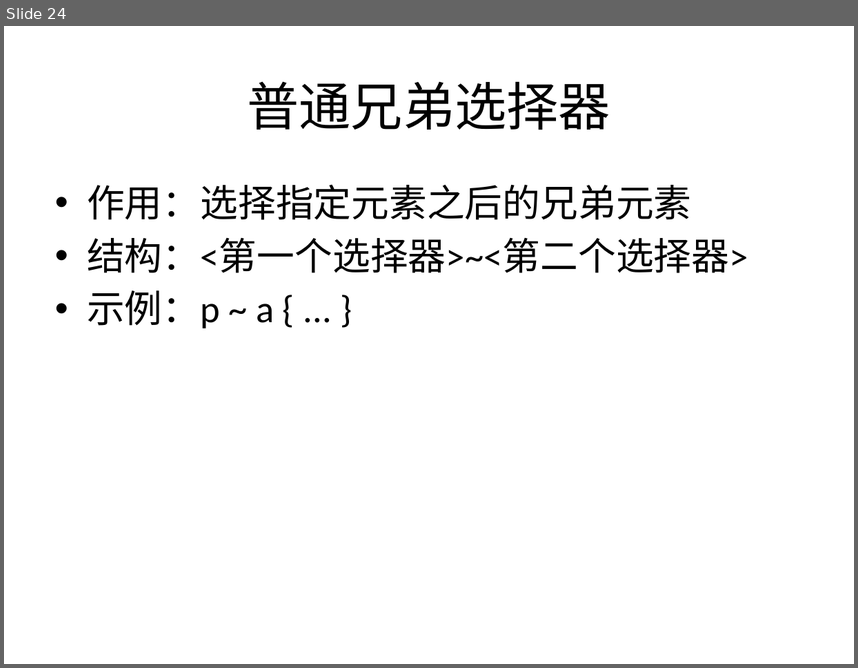
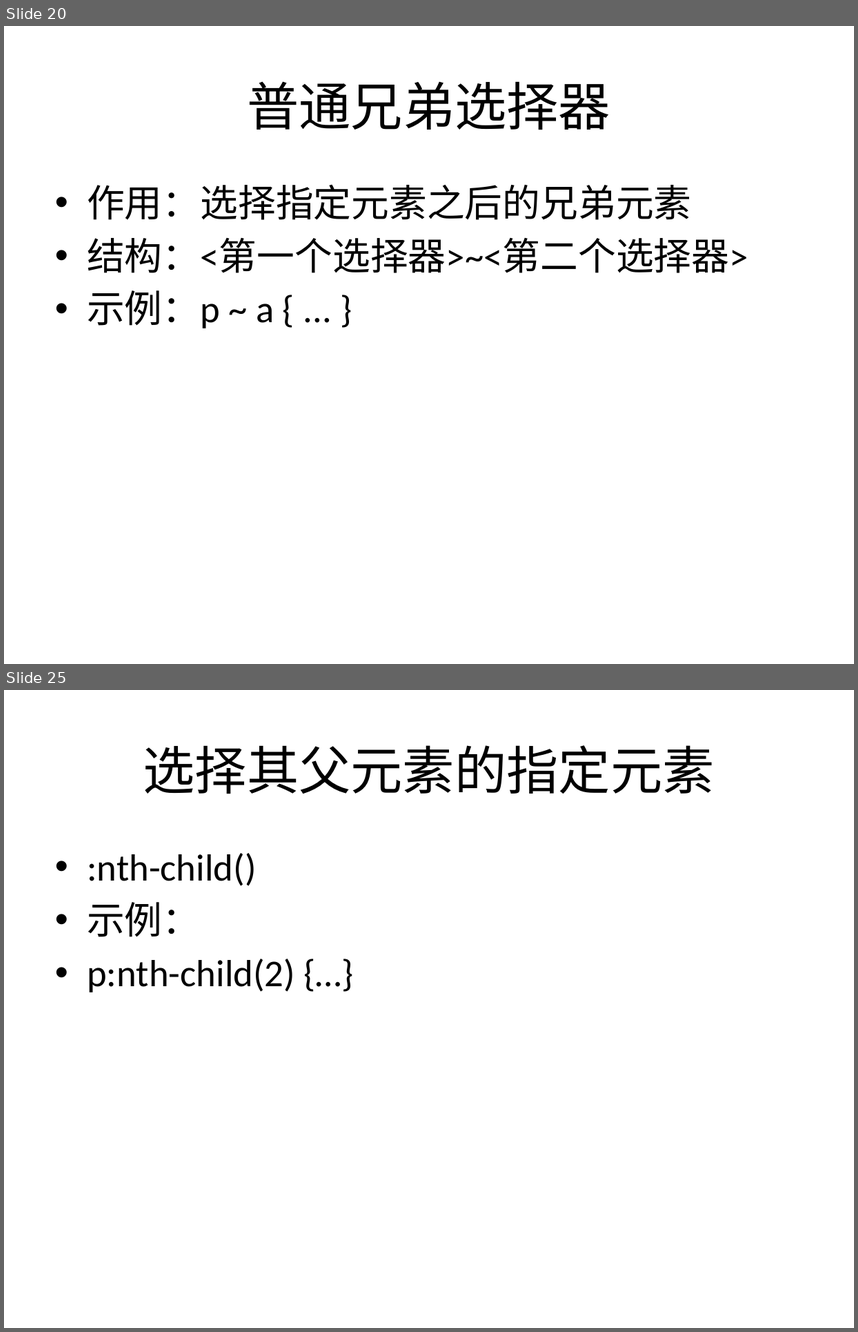
Before and after one commit to sans123wx/class, a slide deck: 网页设计与制作/课件/4/css选择器.pptx. Shown one above the other, each under a label of ours: slide 24 before the commit, slides 20 and 25 after it; the slides between them are not shown. The pictures are 858x668 and 858x1332 pixels, drawn with LibreOffice and Linux fonts; fonts in the diff are those of the drawing. Boxes give left, top, right and bottom in pixels: in the first picture for what was removed or moved away, otherwise in the second. Text is boxed around its words. In the diff, an @@ line names an element or a change of style, - is before the commit and + after.

```diff
--- a/网页设计与制作/课件/4/css选择器.pptx
+++ b/网页设计与制作/课件/4/css选择器.pptx
@@ slide 25 added at bbox=[4, 690, 854, 1328], background #FFFFFF @@
@@ title added at bbox=[143, 745, 715, 794], 44 pt, text #000000 @@
+选择其父元素的指定元素
@@ text added at bbox=[87, 853, 295, 992], 32 pt, text #000000 @@
+• :nth-child()
+• 示例：
+• p:nth-child(2) {…}
@@ what was slide 24 is now slide 20 @@
```
Also in this commit, not shown: 9 other slides added, 4 slides removed, 20 other files.
